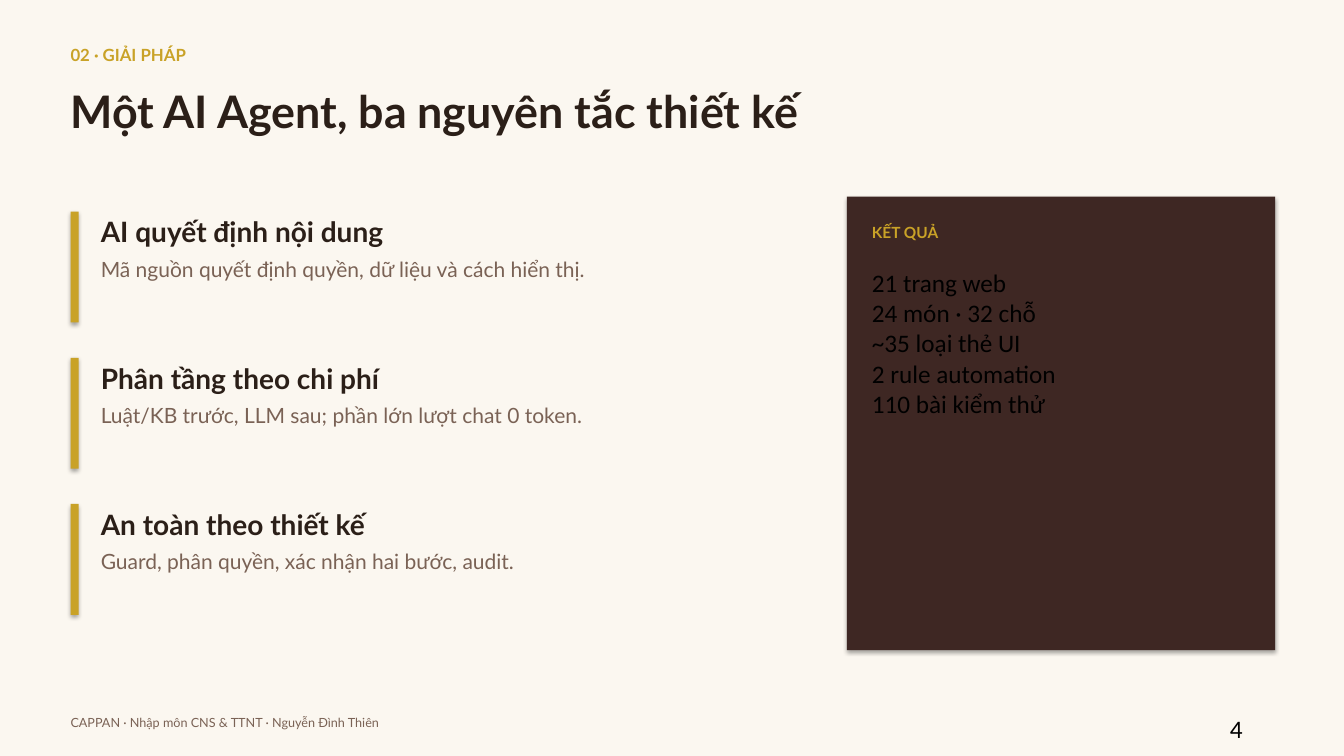
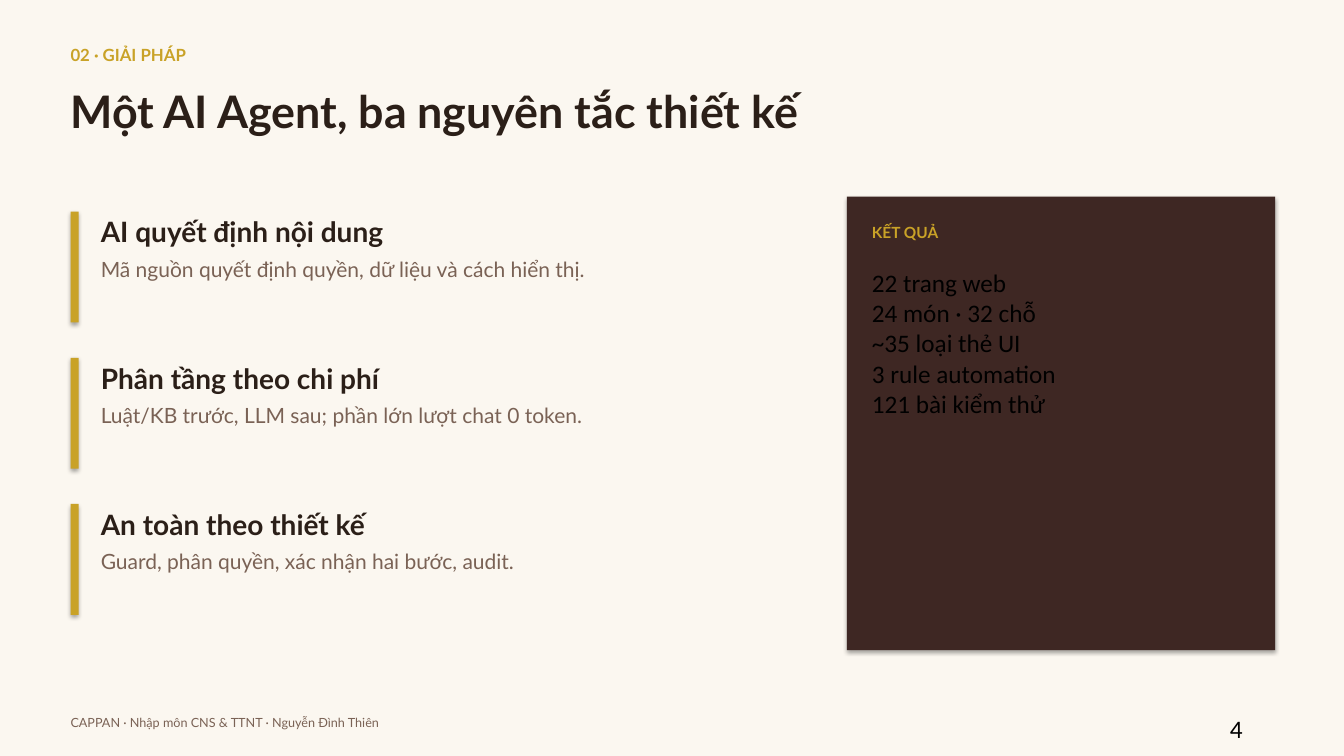
Before and after one commit to cappannguyen-0901/cappanwebdemo, a slide deck: slide 4 of cappan-slides.pptx. Drawn at 1344x756 pixels with LibreOffice and Linux fonts; fonts in the diff are those of the drawing. Boxes give left, top, right and bottom in pixels: in the first picture for what was removed or moved away, otherwise in the second. Text is boxed around its words. In the diff, an @@ line names an element or a change of style, - is before the commit and + after.

```diff
--- a/cappan-slides.pptx
+++ b/cappan-slides.pptx
@@ text at bbox=[872, 275, 1007, 296]: text changed @@
-21 trang web
+22 trang web
@@ text at bbox=[872, 366, 1055, 413]: text changed @@
-2 rule automation
-110 bài kiểm thử
+3 rule automation
+121 bài kiểm thử
```
Also in this commit, not shown: 5 other slides changed, 17 other files.
